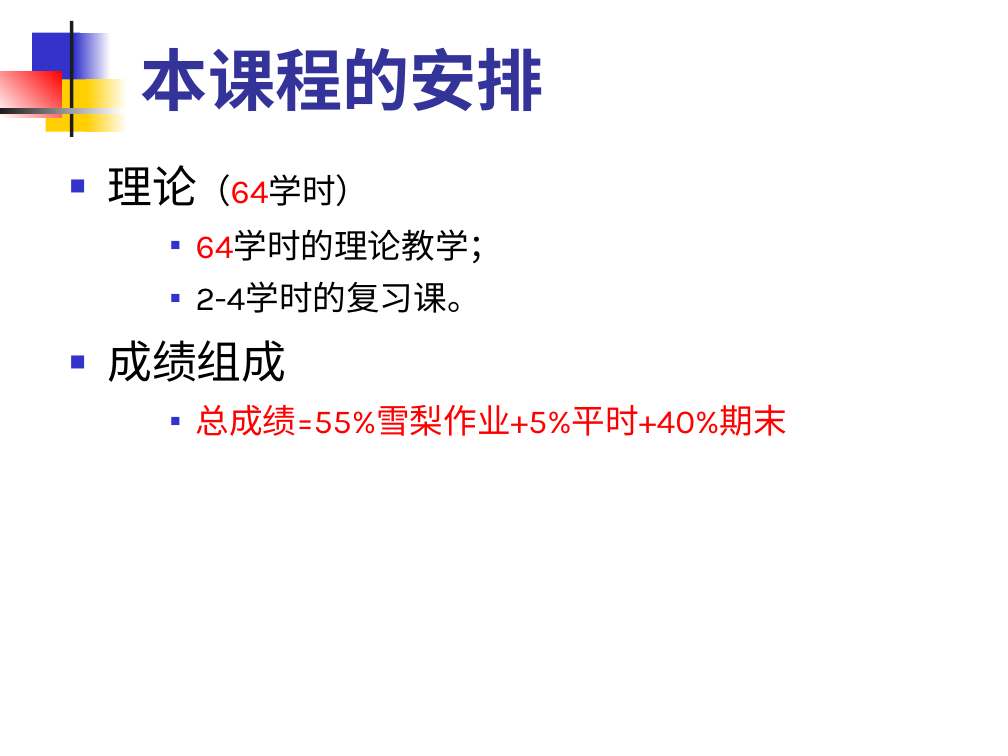
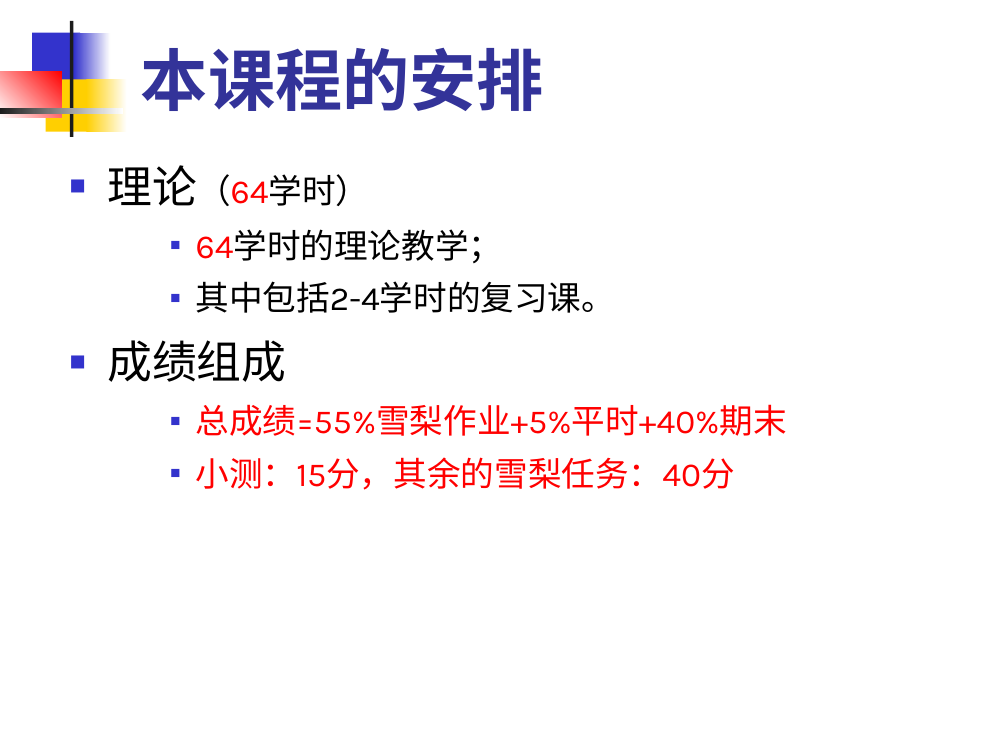
Before and after one commit to edu2act/course-OS, a slide deck: slide 4 of materials/slides/OS_Chap 0.ppt. Drawn at 1008x756 pixels with LibreOffice and Linux fonts; fonts in the diff are those of the drawing. Boxes give left, top, right and bottom in pixels: in the first picture for what was removed or moved away, otherwise in the second. Text is boxed around its words. In the diff, an @@ line names an element or a change of style, - is before the commit and + after.

Commit message:
课程安排明确

```diff
--- a/materials/slides/OS_Chap 0.ppt
+++ b/materials/slides/OS_Chap 0.ppt
@@ text at (196, 281, 616, 313): text changed @@
-    ■ 2-4学时的复习课。
+    ■ 其中包括2-4学时的复习课。
@@ text at (196, 457, 735, 490): paragraph added @@
+    ■ 小测：15分，其余的雪梨任务：40分
```
Also in this commit, not shown: 1 other slide changed.
